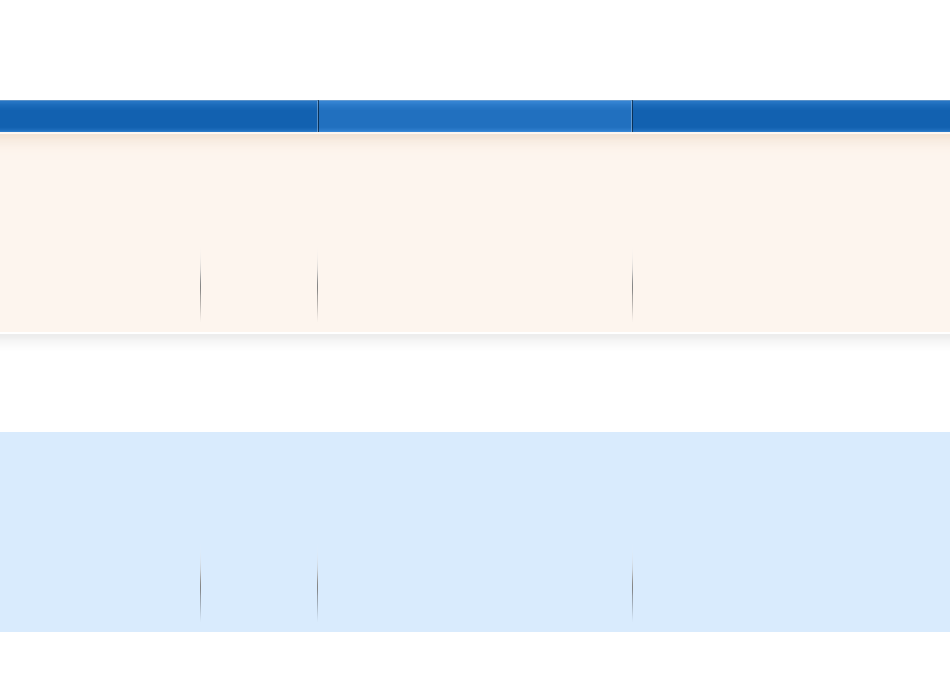
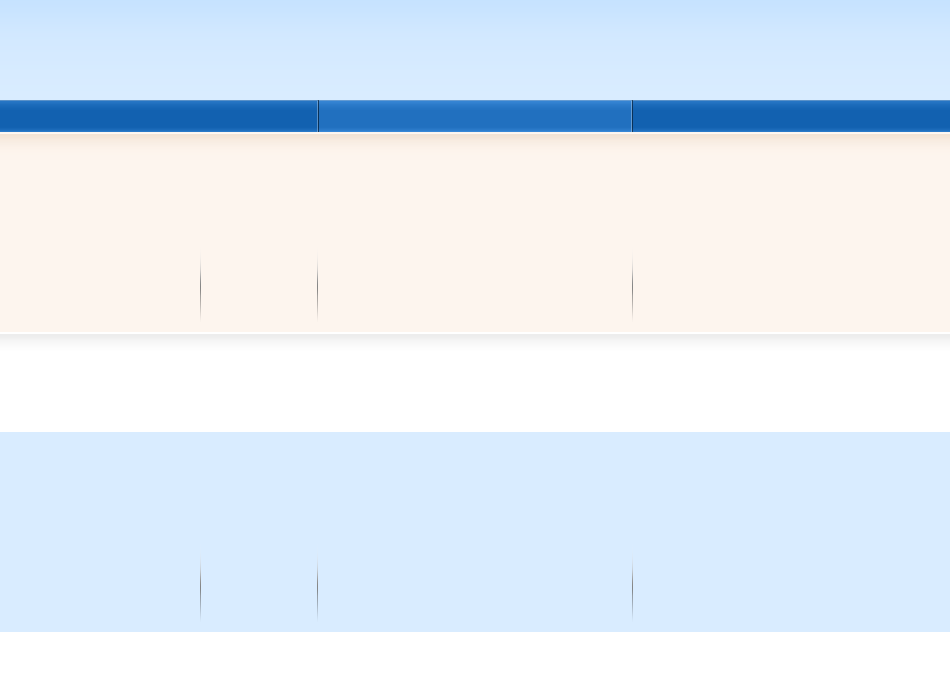
Layered file, before and after one edit (w=950, h=696). Changes by layer:
painted on "header" over [0, 0, 950, 100]
